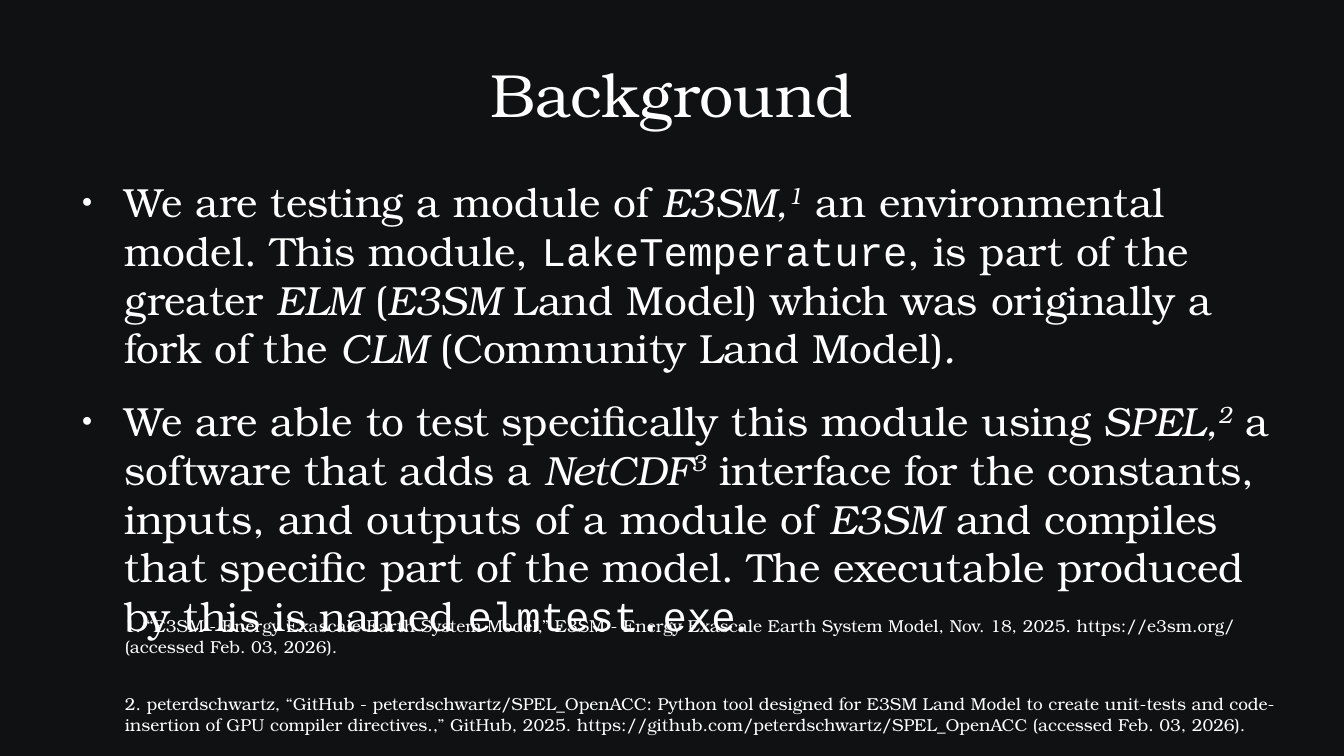
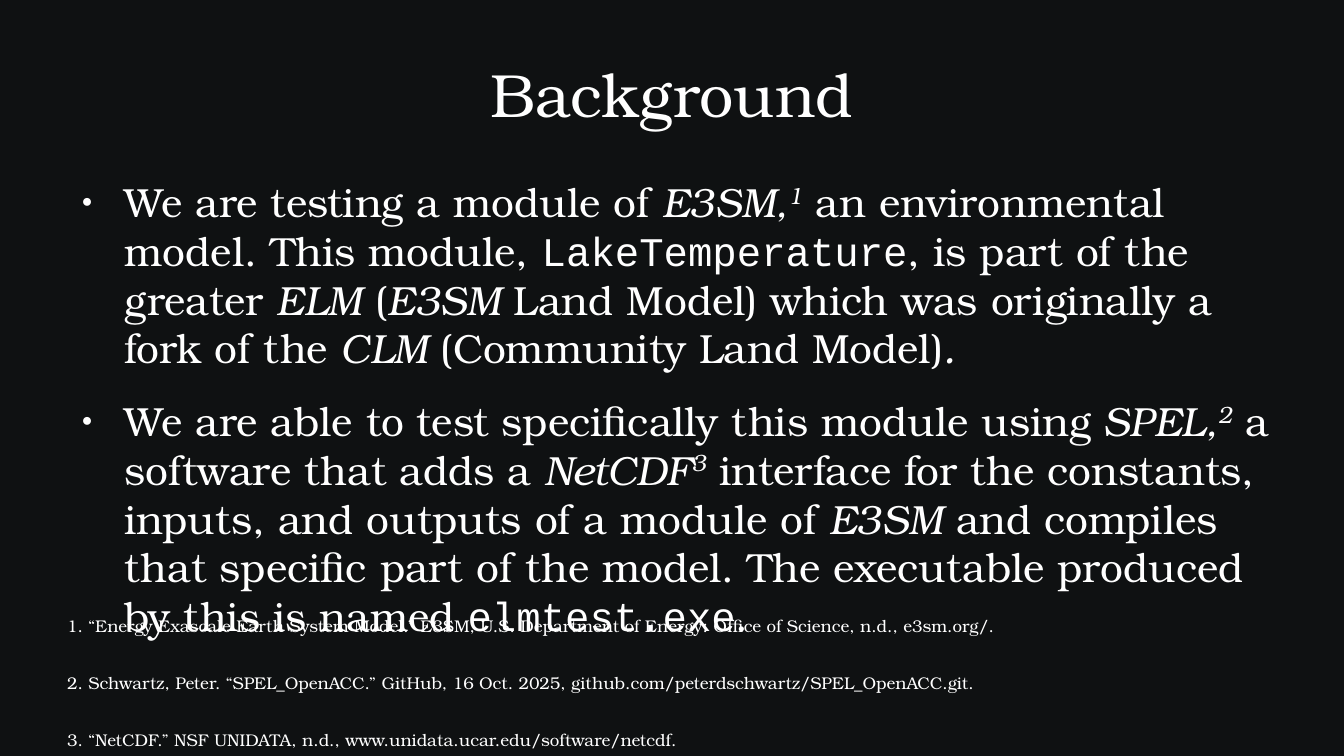
Before and after one commit to SamAllen06/lake_temp_work, a slide deck: slide 2 of documentation/for_collaborators/TestingSoftwareOverview.odp. Drawn at 1344x756 pixels with LibreOffice and Linux fonts; fonts in the diff are those of the drawing. Boxes give left, top, right and bottom in pixels: in the first picture for what was removed or moved away, otherwise in the second. Text is boxed around its words. In the diff, an @@ line names an element or a change of style, - is before the commit and + after.

Commit message:
Formatted citations
Slide 2

```diff
--- a/documentation/for_collaborators/TestingSoftwareOverview.odp
+++ b/documentation/for_collaborators/TestingSoftwareOverview.odp
@@ text at [67, 616, 994, 749]: text changed; size 10.2 to 10 pt @@
-1. “E3SM - Energy Exascale Earth System Model,” E3SM - Energy Exascale Earth System Model, Nov. 18, 2025. https://e3sm.org/ (accessed Feb. 03, 2026).
-2. peterdschwartz, “GitHub - peterdschwartz/SPEL_OpenACC: Python tool designed for E3SM Land Model to create unit-tests and code-insertion of GPU compiler directives.,” GitHub, 2025. https://github.com/peterdschwartz/SPEL_OpenACC (accessed Feb. 03, 2026).
-3. “Unidata | NetCDF,” Ucar.edu, 2023. https://www.unidata.ucar.edu/software/netcdf
+1. “Energy Exascale Earth System Model.” E3SM, U.S. Department of Energy: Office of Science, n.d., e3sm.org/.
+2. Schwartz, Peter. “SPEL_OpenACC.” GitHub, 16 Oct. 2025, github.com/peterdschwartz/SPEL_OpenACC.git.
+3. “NetCDF.” NSF UNIDATA, n.d., www.unidata.ucar.edu/software/netcdf.
```
Also in this commit, not shown: 1 other file.
